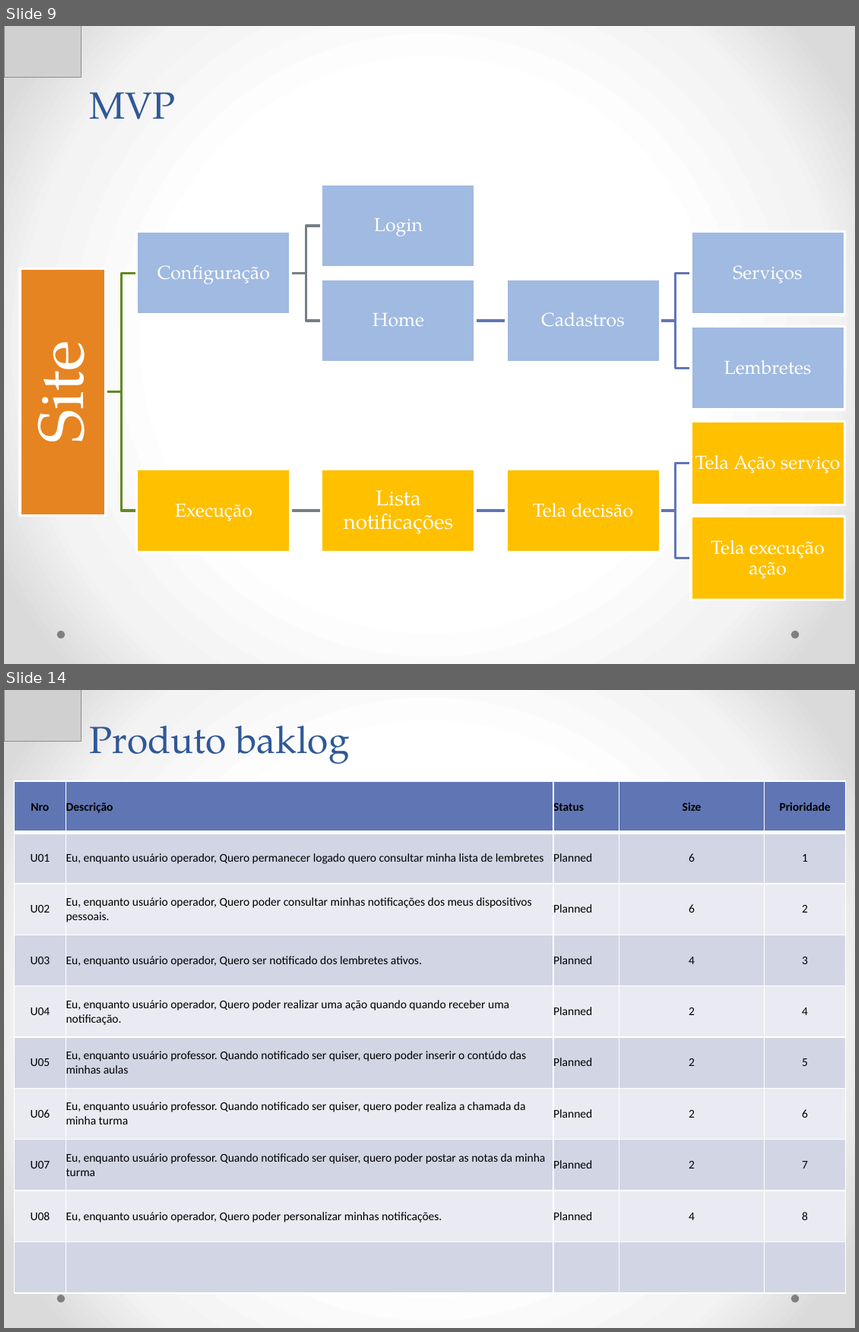
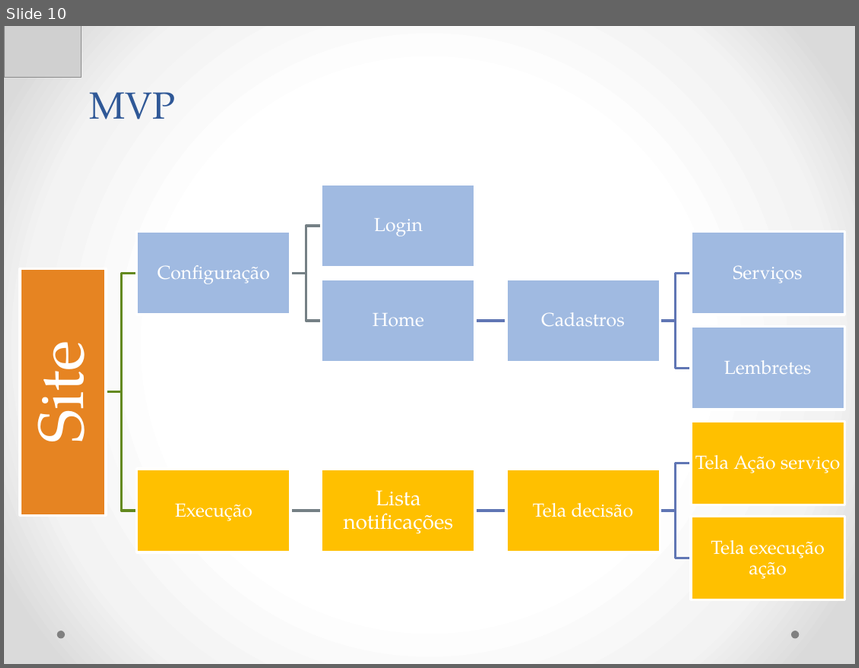
Before and after one commit to Neimarmg/TCC, a slide deck: Ppt-Andamento.pptx. Shown one above the other, each under a label of ours: slides 9 and 14 before the commit, slide 10 after it; the slides between them are not shown. The pictures are 859x1332 and 859x668 pixels, drawn with LibreOffice and Linux fonts; fonts in the diff are those of the drawing; grey boxes stand for pictures. Boxes give left, top, right and bottom in pixels: in the first picture for what was removed or moved away, otherwise in the second. Text is boxed around its words. In the diff, an @@ line names an element or a change of style, - is before the commit and + after.

```diff
--- a/Ppt-Andamento.pptx
+++ b/Ppt-Andamento.pptx
@@ slide 14 removed at (x1=4, y1=690, x2=855, y2=1328), background gradient #FFFFFF to #F4F4F4 to #DADADA; not listed: 2 template elements that a slide beside it also shows @@
@@ picture removed at (x1=4, y1=690, x2=82, y2=741) @@
@@ title removed at (x1=90, y1=726, x2=349, y2=764) @@
-Produto baklog
@@ table removed at (x1=14, y1=781, x2=846, y2=1293), 10 rows, 5 columns @@
-Nro | Descrição | Status | Size | Prioridade
-U01 | Eu, enquanto usuário operador, Quero permanecer logado quero consultar minha lista de lembretes | Planned | 6 | 1
-U02 | Eu, enquanto usuário operador, Quero poder consultar minhas notificações dos meus dispositivos pessoais. | Planned | 6 | 2
-U03 | Eu, enquanto usuário operador, Quero ser notificado dos lembretes ativos. | Planned | 4 | 3
-U04 | Eu, enquanto usuário operador, Quero poder realizar uma ação quando quando receber uma notificação. | Planned | 2 | 4
-U05 | Eu, enquanto usuário professor. Quando notificado ser quiser, quero poder inserir o contúdo das minhas aulas | Planned | 2 | 5
-U06 | Eu, enquanto usuário professor. Quando notificado ser quiser, quero poder realiza a chamada da minha turma | Planned | 2 | 6
-U07 | Eu, enquanto usuário professor. Quando notificado ser quiser, quero poder postar as notas da minha turma | Planned | 2 | 7
-U08 | Eu, enquanto usuário operador, Quero poder personalizar minhas notificações. | Planned | 4 | 8
- |  |  |  | 
@@ what was slide 9 is now slide 10 @@
```
Also in this commit, not shown: 6 slides changed, 6 slides added, 12 other slides removed.
